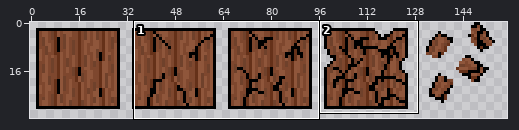
Sprite sheet -- res/creature/wood chest/wood.png. The picture above shows the old version from afar; the outline marks the close-up.
Close-up. Earlier state:
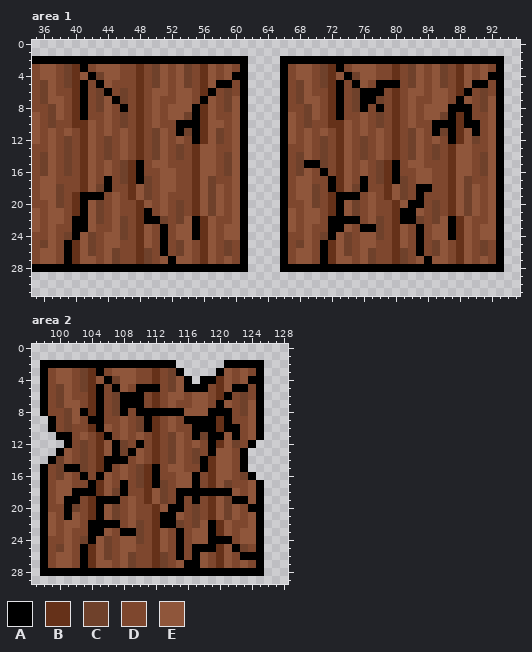
The file is 160x32 pixels. Shown: area 1: x 35..95, y 0..31; area 2: x 97..128, y 0..29. The wide view leaves out empty margins.
Palette (. is transparent): A #000000  B #653119  C #6f412b  D #7e472e  E #8f563b
Pixels before, area 1, first column x 35:
 2 AAAAAAAAAAAAAAAAAAAAAAAAAAA....AAAAAAAAAAAAAAAAAAAAAAAAAAAA
 3 DEEDCBADEEEDDBDCEDECDBEDEDA....ADEEDCBADEEEDDBDCEDECDBEDEDA
 4 DEEDCBEACEEDDBDCEDECDBEDEAA....ADEEDCBEACEEDDBDCEDECDBEDEAA
 5 DCEDCBADAEDDDBDCEDECDBEAADA....ADCEDCBADAEDAAADCEDECDBEAADA
 6 DCEDDBADCADCDBDEEDEEDBADCDA....ADCEDDBADCAAADBDEEDEEDBADCDA
 7 DCEEDBADCEACDBDEDDEEDAEDCEA....ADCEEDBADCAACDBDEDDEEDAEDCEA
 8 DDCEDBADCEDADBDEDEEEABEDCEA....ADDCEDBADCADADBDEDEEEAAADCEA
 9 EDCEDBADDEDCDBDEDEECABEDDEA....AEDCEDBADDEDCDBDEDEECABADDEA
10 EDCDDBBEDEDCDBDEDDAAABEEDEA....AEDCDDBBEDEDCDBDEDDAAABAADEA
11 EDEDEDBEDEDEDBDCEDACABECDEA....AEDEDEDBEDEDEDBDCEDACABEADEA
12 EDEDCDBEDCDEDBDCEDEDABECDEA....AEDEDCDBEDCDEDBDCEDEDABECDEA
13 DDEDCDBEDCDEDBDCEDCDBEEDDEA....ADDEDCDBEDCDEDBDCEDCDBEEDDEA
14 DCEDCDBEDCDEDBDCEDCDBEEDCEA....ADCEDCDBEDCDEDBDCEDCDBEEDCEA
15 DCEDCDBEDEDCBADEEDDDBEEDCEA....ADCAACDBEDEDCBADEEDDDBEEDCEA
16 DCEDCDBEDEDCBADDEEDDBEEDCEA....ADCEDADBEDEDCBADDEEDDBEEDCEA
17 DEEDDDBEDADCBACDEEDDBECDDEA....ADEEDDABEDADCBACDEEDDBECDDEA
18 DEECDDBECADDBECDEEDDBECEDEA....ADEECDABECADDBECDAADDBECEDEA
19 DEECDBAAADEDBECDEDDDBECEDEA....ADEECDBAAADEDBECDADDDBECEDEA
20 DDECDBAECDEDDBEDEDCDBECEDEA....ADDECDBAECDEDDBEAADCDBECEDEA
21 EDEEDBAECDEDDBADEDCDBECEDEA....AEDEEDBAECDEDDBAAEDCDBECEDEA
22 EDEEDAAECDECDBAACDCEABEDDEA....AEDEEDAAAADECDBAACDCEABEDDEA
23 EDEDDAAEDDECDBEDADEEABEDEEA....AEDEDDAAEDAACDBEDADEEABEDEEA
24 DDEDCAECDEECDBEDADEEABEDEEA....ADDEDCAECDEECDBEDADEEABEDEEA
25 DCEDABECDEEDDBEDADCEDBEDCDA....ADCEDABECDEEDDBEDADCEDBEDCDA
26 DEEDABECDECDDBCDADCEDBEDCDA....ADEEDABECDECDDBCDADCEDBEDCDA
27 DEEDABEEDECDDBCDEAEEDBEDEDA....ADEEDABEEDECDDBCDEAEEDBEDEDA
28 AAAAAAAAAAAAAAAAAAAAAAAAAAA....AAAAAAAAAAAAAAAAAAAAAAAAAAAA
Pixels before, area 2, first column x 98:
 2 AAAAAAAAAAAAAAAAA......AAAAA
 3 ADEEDCBADEEEDDBDCA....AEDEDA
 4 ADEEDCBEACEEDDBDCEA.AABEDEAA
 5 ADCEDCBADAEDAAADCEAAADBEAADA
 6 ADCEDDBADCAAADBDEEDEEDBADCDA
 7 ADCEEDBADCAAADBDEDDEEDAEDCEA
 8 ADDCEABADCADAAAAAAEEEAAADCEA
 9 .ADCEDAADDEDCABDEDAAAABADDEA
10 .ADCDDBAEDEDCABDEDDAAABAADEA
11 ..AADEDBADEDEDBDCEDACAAEADEA
12 ...ADCDBEACDADBDCEDEDABECDA.
13 ..AEDCDBEACAEDBDCEDCDAEEDA..
14 .ACEDCDBAAADEDBDCEDCABEEDA..
15 ADCAACDBADEDCBADEEDDABEEDA..
16 ADCEDADAEDEDCBADDEEADBEEDCA.
17 ADEEDDABEDADCBACDEEADBECDDEA
18 ADEEAAABECADDBECDAAAAAAAEDEA
19 ADEAADBAAADEDBECDADADBECAAEA
20 ADDACDBAECDEDDBEAADCDBECEDAA
21 AEDAEDBAECDEDDBAAEDCDBECEDEA
22 AEDEEDAAAADECDBAACDCEABEDDEA
23 AEDEDDAAEDAACDBEDADEEABEDEEA
24 ADDEDCAECDEECDBEDADEEAAADEEA
25 ADCEDABECDEEDDBEDADAAABEACDA
26 ADEEDABECDECDDBCDADAEDBEDAAA
27 ADEEDABEEDECDDBCDEAAEDBEDEDA
28 AAAAAAAAAAAAAAAAAAAAAAAAAAAA
Now the later version:
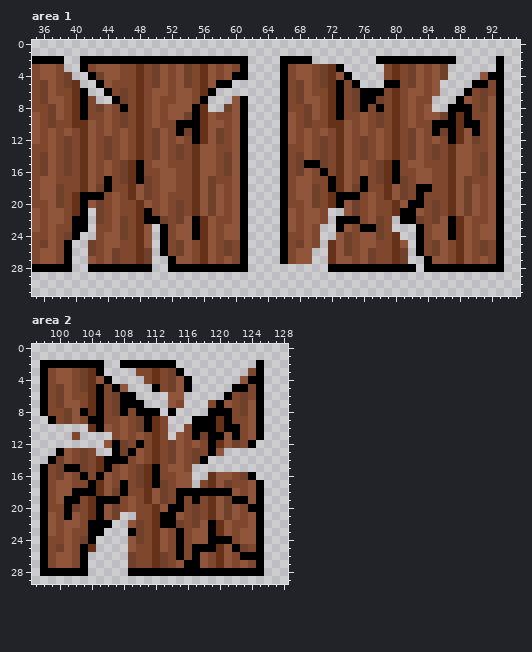
Changes in this commit:
Area 1:
The author cleared colour A in row 2 at x 39 to 40, 70 to 77 and 88 to 92; in row 5 at x 41, 61 and 78; in row 6 at x 61; in row 21 at x 73; in rows 22 to 24 at x 72; in rows 25 to 27 at x 71.
The author cleared colour A in row 28 at x 40 to 41, 50 to 51, 66 to 71 and 83.
The author cleared colour B in rows 3 to 4 at x 40 and 88; in rows 5 to 6 at x 88; in row 21 at x 72; in rows 22 to 23 at x 80; in rows 25 to 27 at x 40.
The author cleared colour C in row 3 at x 39; in row 4 at x 75; in row 5 at x 86; in rows 6 to 7 at x 43 and 59; in row 24 at x 42 and 71.
The author cleared colour D in row 3 at x 74, 78, 87, 90 and 92; in row 4 at x 78, 87 and 90; in row 5 at x 42, 60, 77 and 87; in row 6 at x 42, 58, 60 and 87; in row 7 at x 58 and 87; in row 8 at x 58.
The author cleared colour D in row 23 at x 50, 71 and 82; in rows 24 to 25 at x 50 and 82; in rows 26 to 27 at x 50, 70 and 82.
The author cleared colour E in row 3 at x 75 to 77, 89 and 91; in row 4 at x 41, 76 to 77 and 89; in row 5 at x 76 and 89; in row 6 at x 86; in row 7 at x 44, 57 and 85 to 86; in row 8 at x 57 and 85 to 86.
The author cleared colour E in rows 21 to 22 at x 42; in row 23 at x 42 and 81; in row 24 at x 41 and 81; in rows 25 to 26 at x 41; in row 27 at x 41, 51 and 83.
Area 2:
The author cleared colour A in row 2 at x 106 to 107 and 121 to 124; in row 3 at x 120; in row 4 at x 118 to 119; in row 5 at x 110 to 111 and 117 to 118; in row 6 at x 110; in row 8 at x 113 and 115.
The author cleared colour A in row 9 at x 116; in row 10 at x 99; in row 11 at x 100 to 101 and 106; in row 12 at x 101; in rows 13 to 14 at x 123; in row 15 at x 118 and 123.
The author cleared colour A in rows 16 to 17 at x 117; in row 22 at x 107; in row 23 at x 108; in row 28 at x 104 to 108.
The author cleared colour B in rows 4 to 5 at x 120; in row 6 at x 112 and 120; in row 7 at x 112; in rows 11 to 13 at x 105; in rows 14 to 15 at x 119; in rows 26 to 27 at x 104.
The author cleared colour C in row 4 at x 107; in row 10 at x 101; in row 11 at x 114; in row 12 at x 103; in rows 24 to 26 at x 106.
The author cleared colour D in row 3 at x 106 and 122; in row 4 at x 110 and 122; in row 5 at x 109 and 119; in row 6 at x 111, 113, 116 and 119; in row 7 at x 111, 113 and 116; in row 9 at x 115.
The author cleared colour D in row 10 at x 100, 102 to 103 and 115; in row 11 at x 104; in row 12 at x 102 and 104; in rows 13 to 14 at x 122; in row 15 at x 117 and 122; in row 16 at x 118.
The author cleared colour D in rows 21 to 22 at x 108; in rows 23 to 27 at x 107.
The author cleared colour E in row 3 at x 107 to 109, 121 and 123; in row 4 at x 108 to 109 and 121; in row 5 at x 121; in rows 6 to 7 at x 117 to 118; in row 8 at x 116 to 118; in rows 9 to 10 at x 114.
The author cleared colour E in row 11 at x 103; in row 13 at x 106 and 121; in rows 14 to 15 at x 120 to 121; in row 21 at x 109; in row 23 at x 106; in rows 24 to 26 at x 105 and 108.
The author cleared colour E in row 27 at x 105 to 106 and 108.
